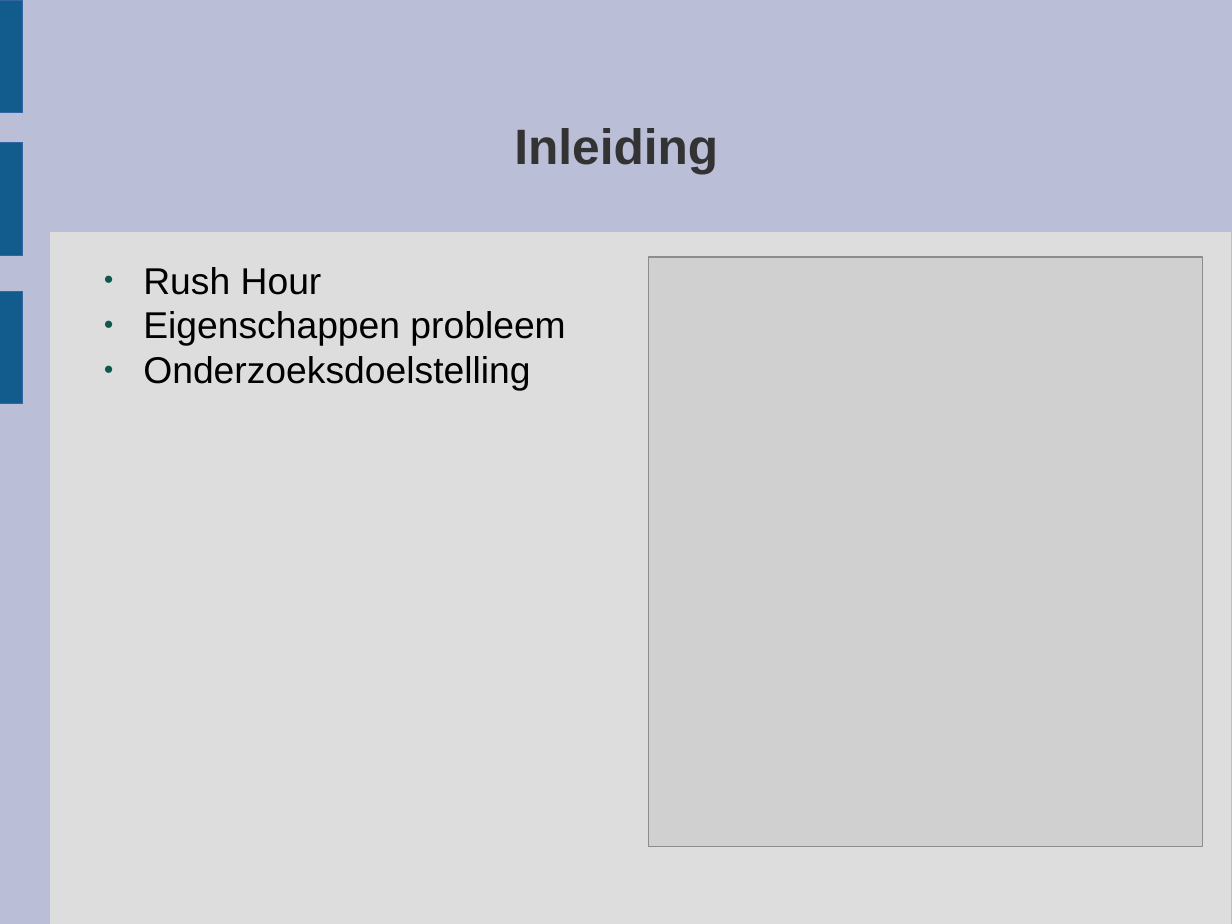
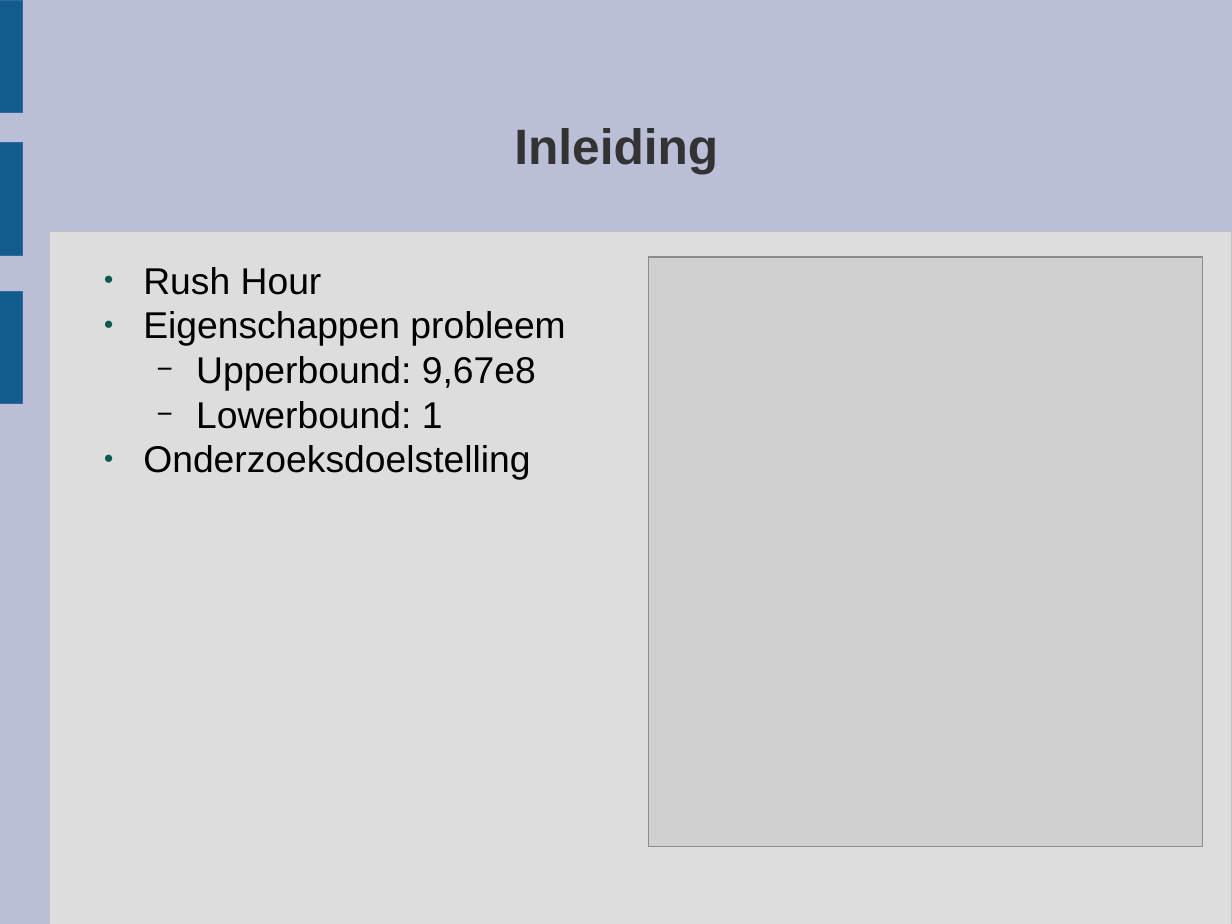
Before and after one commit to cmdras/spitsuur, a slide deck: slide 2 of Presentatie Heuristieken/Presentatie Heuristieken.odp. Drawn at 1232x924 pixels with LibreOffice and Linux fonts; fonts in the diff are those of the drawing; grey boxes stand for pictures. Boxes give left, top, right and bottom in pixels: in the first picture for what was removed or moved away, otherwise in the second. Text is boxed around its words. In the diff, an @@ line names an element or a change of style, - is before the commit and + after.

```diff
--- a/Presentatie Heuristieken/Presentatie Heuristieken.odp
+++ b/Presentatie Heuristieken/Presentatie Heuristieken.odp
@@ text at bbox=[196, 356, 536, 429]: paragraphs added @@
+  − Upperbound: 9,67e8
+  − Lowerbound: 1
```
Also in this commit, not shown: 1 other file.
